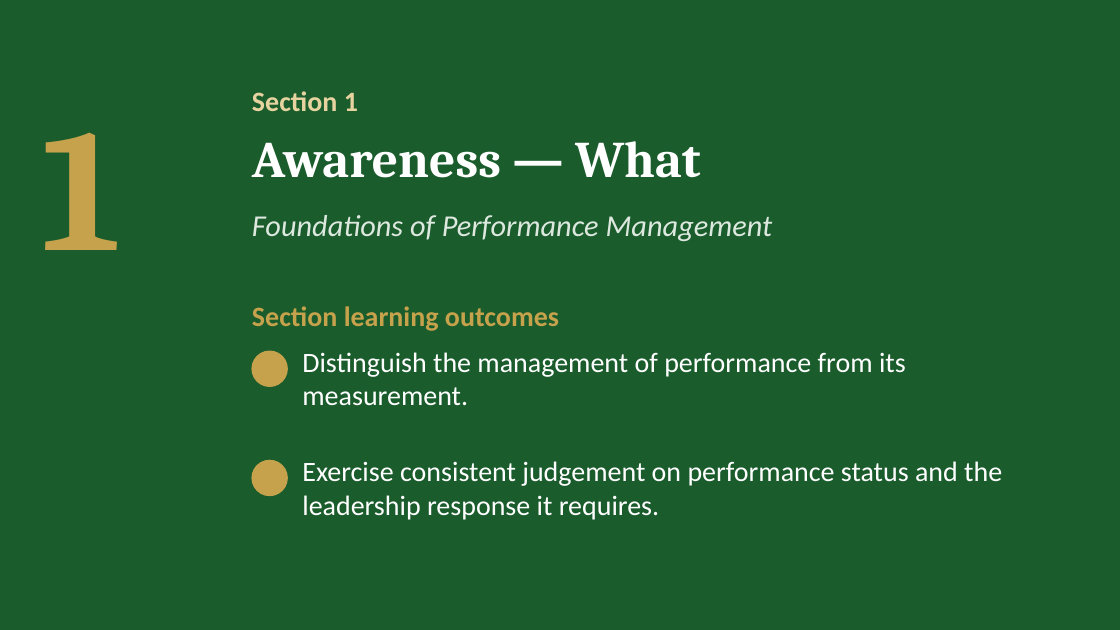
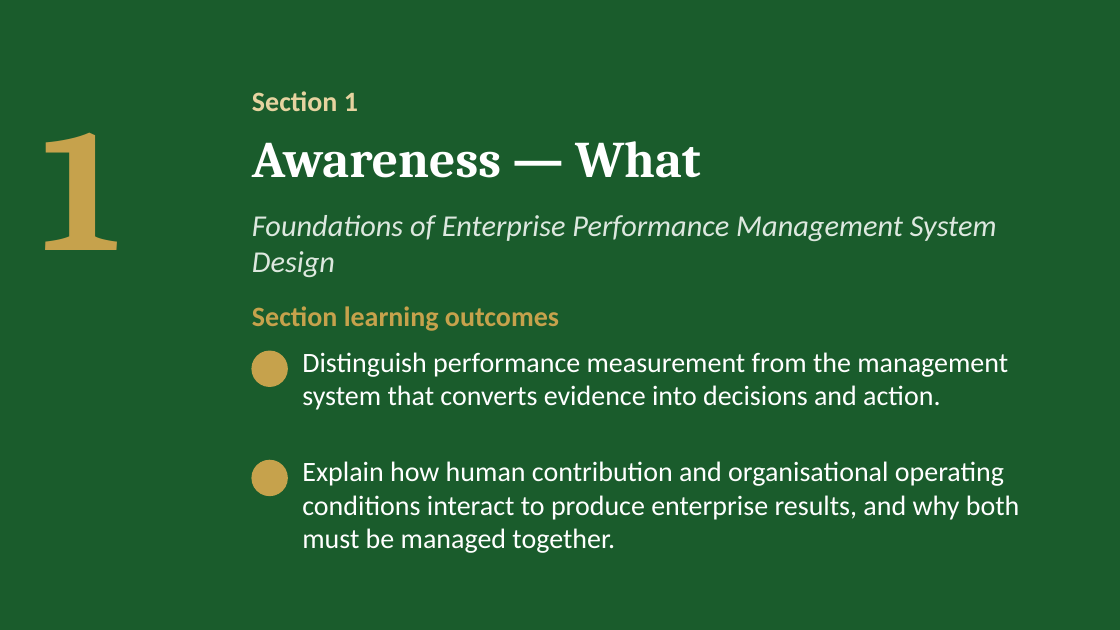
Before and after one commit to IBSL26/ibsl-platform, a slide deck: slide 4 of Unit decks/Unit 06 - Performance Management Setup.pptx. Drawn at 1120x630 pixels with LibreOffice and Linux fonts; fonts in the diff are those of the drawing; background and template pictures are left out. Boxes give left, top, right and bottom in pixels: in the first picture for what was removed or moved away, otherwise in the second. Text is boxed around its words. In the diff, an @@ line names an element or a change of style, - is before the commit and + after.

Commit message:
Unit 6: human and organisational operating systems, S2R Contribution Map and FACES; Capstone 6A-6B; deck 33 slides

```diff
--- a/Unit decks/Unit 06 - Performance Management Setup.pptx
+++ b/Unit decks/Unit 06 - Performance Management Setup.pptx
@@ text at (252,215,997,277): text changed @@
-Foundations of Performance Management
+Foundations of Enterprise Performance Management System Design
@@ text at (302,352,1008,410): text changed @@
-Distinguish the management of performance from its measurement.
+Distinguish performance measurement from the management system that converts evidence into decisions and action.
@@ text at (302,461,1020,553): text changed @@
-Exercise consistent judgement on performance status and the leadership response it requires.
+Explain how human contribution and organisational operating conditions interact to produce enterprise results, and why both must be managed together.
```
Also in this commit, not shown: 14 other slides changed, 14 slides added, 9 slides removed, 30 other files.
